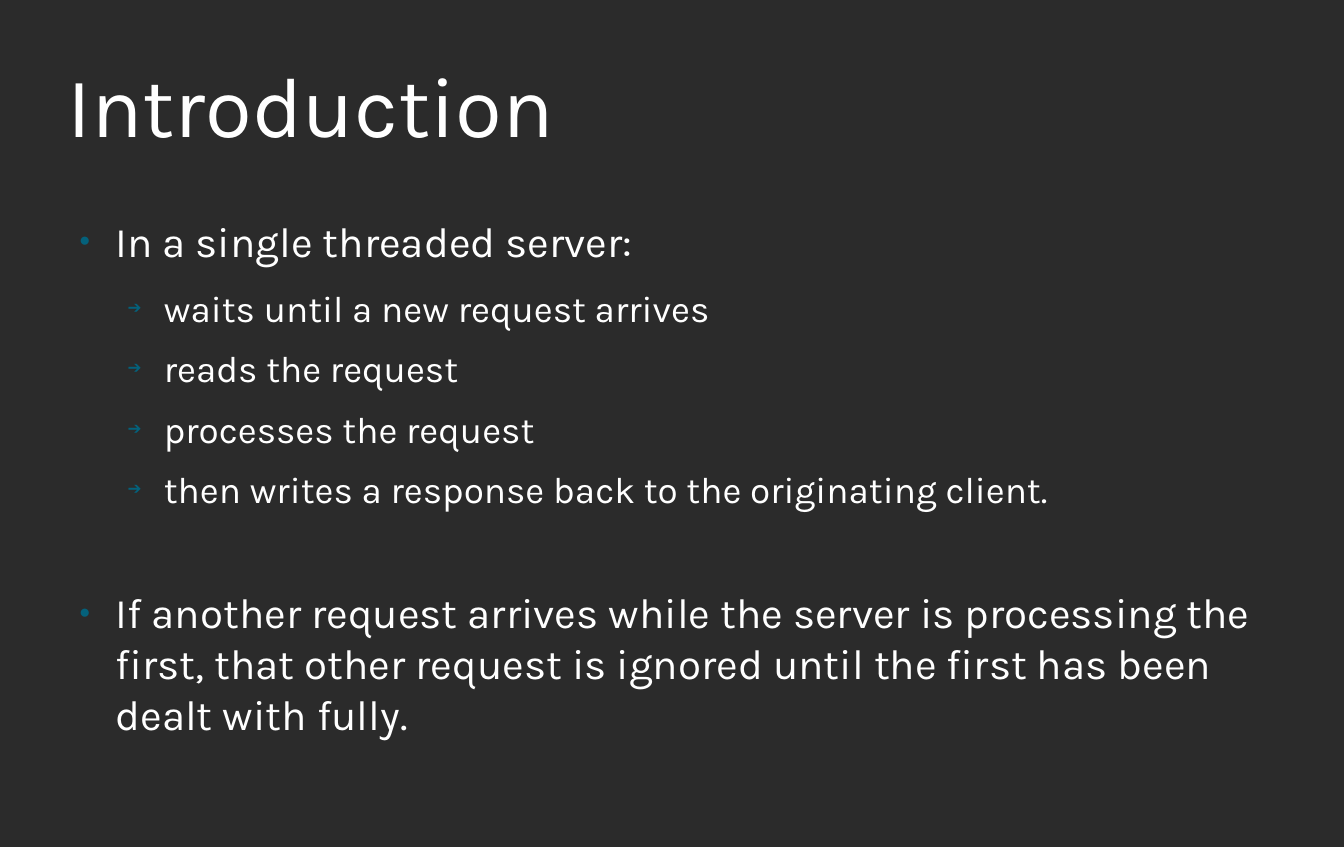
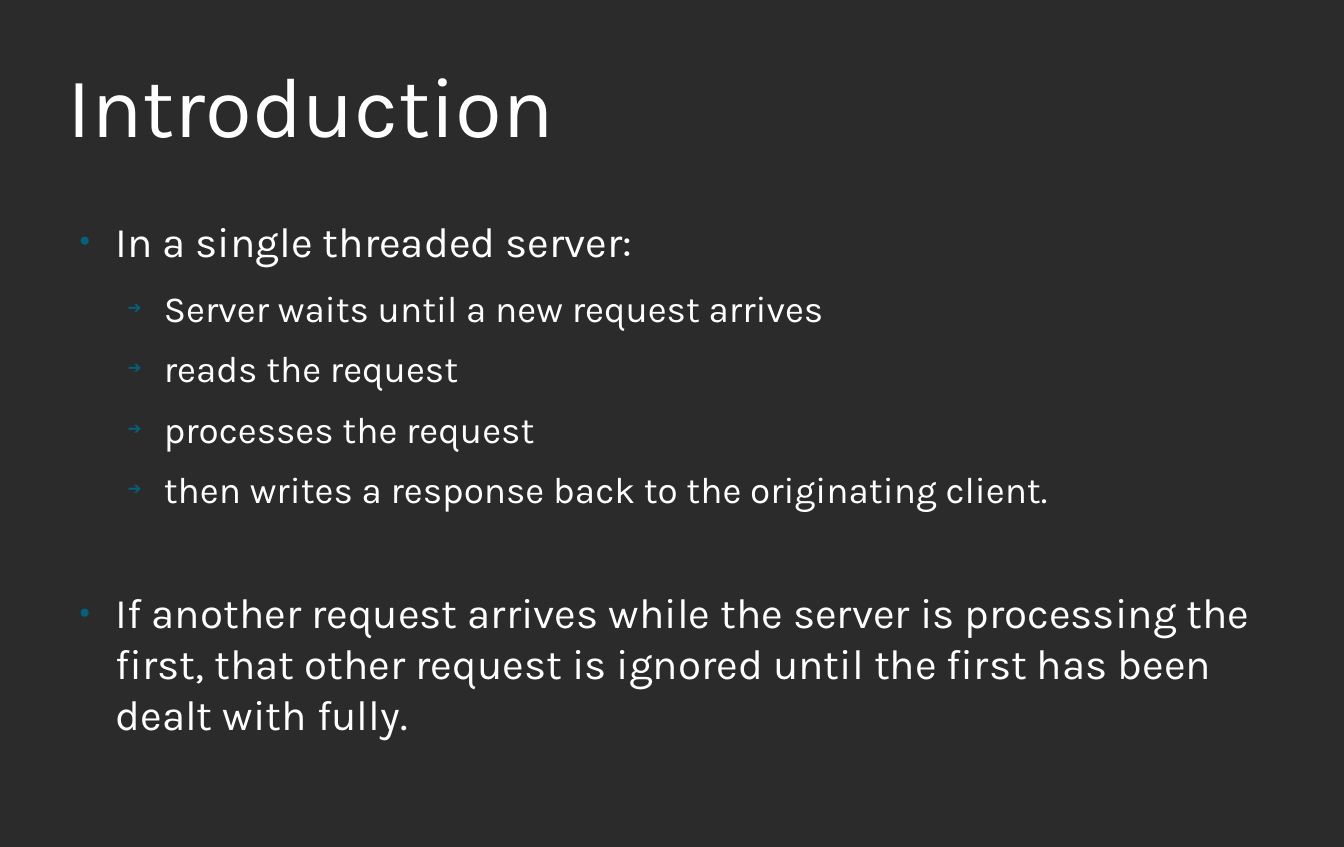
Before and after one commit to sai-sukrutha/Multithreaded-Server, a slide deck: slide 2 of MTS.odp. Drawn at 1344x847 pixels with LibreOffice and Linux fonts; fonts in the diff are those of the drawing; background and template pictures are left out; a plain dark background stands for a picture behind light text. Boxes give left, top, right and bottom in pixels: in the first picture for what was removed or moved away, otherwise in the second. Text is boxed around its words. In the diff, an @@ line names an element or a change of style, - is before the commit and + after.

Commit message:
PPT update

```diff
--- a/MTS.odp
+++ b/MTS.odp
@@ text at <box>164,296,824,331</box>: text changed @@
-  ➔ waits until a new request arrives
+  ➔ Server waits until a new request arrives
```
